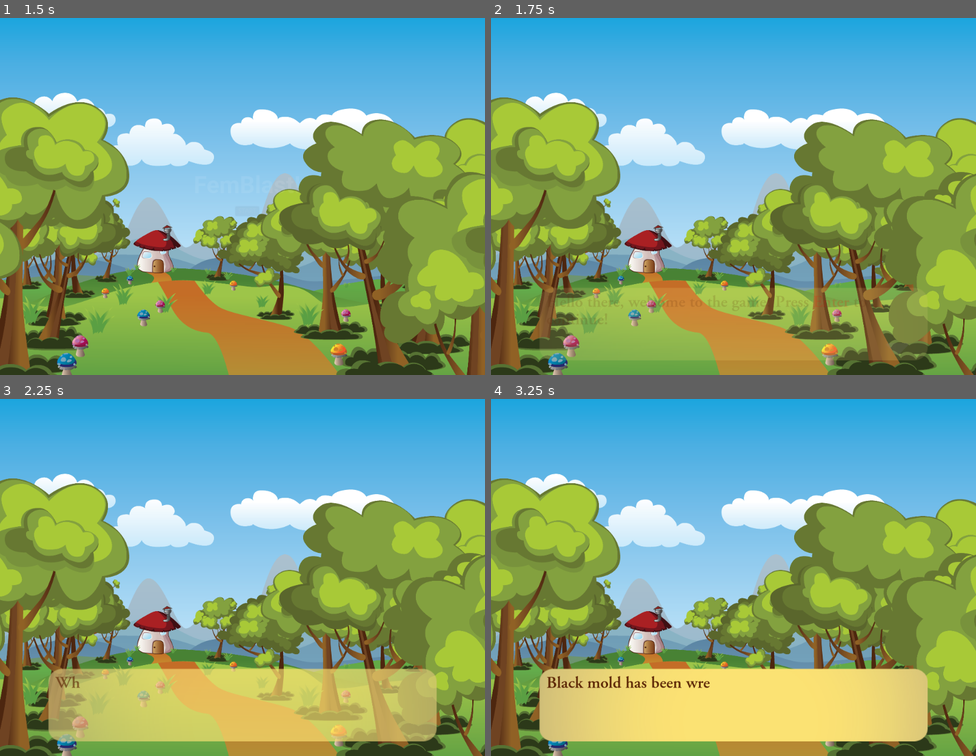
Above: before the commit, frames 1-4 (two rows, left to right).
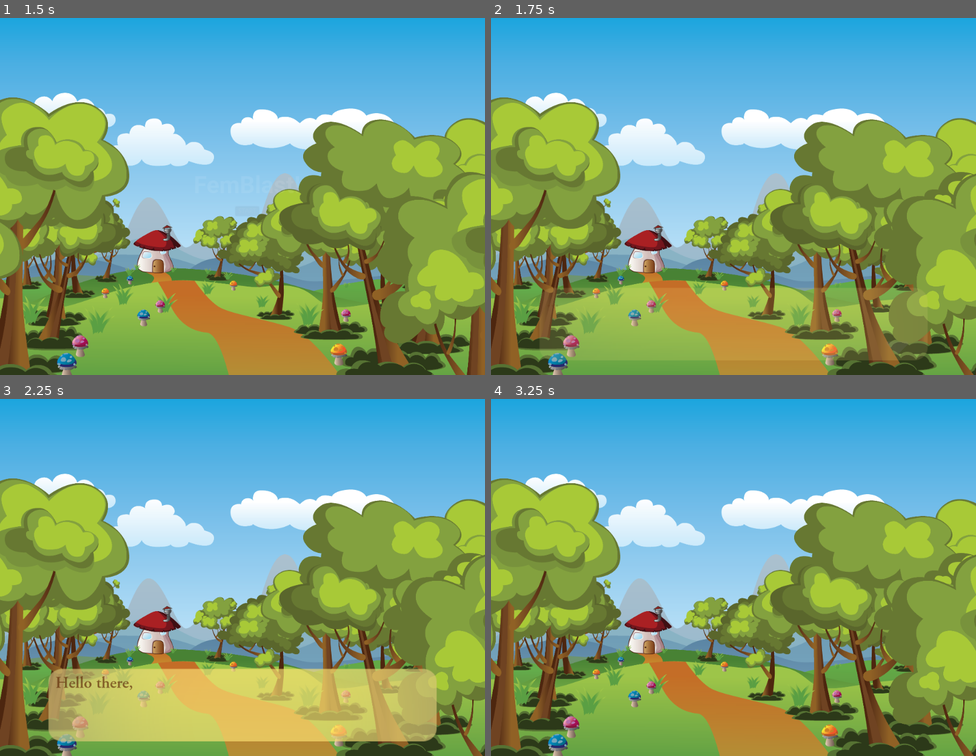
Above: after the commit, the same moments.

Repository: kleimaj/gaming-club-dev
Game: Godot game, scene res://Scenes/Cutscene/Intro.tscn
Two runs of this game, one before a commit and one after it. Both use one fixed random seed, a clock stepped at 60 frames per second and the inputs below. This scene is started directly instead of the project's main scene.
Inputs (mouse positions are in pixels of both pictures, inside the frame that each line leads up to):
- Up to frame 1 (1.5 s): click "START" at 0.5 s; click "START" at 1.25 s
- Up to frame 2 (1.75 s): no input
- Up to frame 3 (2.25 s): tap Enter (ui_accept) at 2 s; move the mouse to (349, 559) at 2.02 s; hold D (forward) from 2.03 s (still down); hold Mouse wheel up (ZoomIn) from 2.03 s (still down); click (349, 559) at 2.17 s
- Up to frame 4 (3.25 s): tap Enter (ui_accept) at 2.27, 3.02 s; move the mouse to (636, 595) at 2.77 s; release D (forward) at 2.78 s; release Mouse wheel up (ZoomIn) at 2.78 s; hold A (back) from 2.78 s (still down); tap Mouse wheel down (ZoomOut) at 2.85 s

Frame 1 is identical in both runs. In frame 2, 0.2% of the frame differs, in the area x 14-76%, y 77-86%; in frame 3, 0.2%; in frame 4, 16%, in the area x 9-91%, y 75-96%.

Commit message:
refactors dialogue dictionaries to be assigned in function

Diff:
--- a/Scenes/Cutscene/Intro.gd
+++ b/Scenes/Cutscene/Intro.gd
@@ -1,5 +1,19 @@
 extends "res://Scripts/Cutscene.gd"
 
+var dialog_dics = [
+	{
+		'name': null,
+		'content': 'Hello there, welcome to the game! Press [color=#ff0000]Enter[/color] to continue!',
+	},
+	{
+		'name': 'Player',
+		'content': 'What\'s that?',
+	},
+	{
+		'name': 'Cat',
+		'content': 'Meow!',
+	}
+]
 
 func _on_Button_pressed():
 	$AnimationPlayer.play("FadeOutCanvas")
@@ -8,4 +22,5 @@
 func _on_AnimationPlayer_animation_finished(anim_name):
 	print(anim_name)
 	if anim_name == "FadeOutCanvas":
+		$CanvasLayer/DialogueBox.assign_dictionary(dialog_dics)
 		$CanvasLayer/DialogueBox.fade_in()
--- a/Scenes/Cutscene/Intro.tscn
+++ b/Scenes/Cutscene/Intro.tscn
@@ -207,6 +207,9 @@
 anchor_bottom = 1.0
 texture = ExtResource( 7 )
 expand = true
+__meta__ = {
+"_edit_use_anchors_": false
+}
 
 [node name="RichTextLabel" type="RichTextLabel" parent="CanvasLayer/DialogueBox"]
 anchor_right = 1.0
@@ -218,14 +221,14 @@
 custom_fonts/normal_font = SubResource( 1 )
 custom_colors/default_color = Color( 0.368627, 0.160784, 0.027451, 1 )
 bbcode_enabled = true
-bbcode_text = "Lorem ipsum lorum ricksum. Lorem ipsum lorum ricksum. Lorem ipsum lorum ricksum. Lorem ipsum lorum ricksum. "
-text = "Lorem ipsum lorum ricksum. Lorem ipsum lorum ricksum. Lorem ipsum lorum ricksum. Lorem ipsum lorum ricksum. "
+bbcode_text = "..."
+text = "..."
 __meta__ = {
 "_edit_use_anchors_": false
 }
 
 [node name="Indicator" type="Sprite" parent="CanvasLayer/DialogueBox"]
-position = Vector2( 755.986, 112.923 )
+position = Vector2( 755.986, 109.111 )
 scale = Vector2( 0.16, 0.16 )
 texture = ExtResource( 8 )
 
@@ -301,5 +304,6 @@
 anims/FadeOutCanvas = SubResource( 5 )
 anims/MoveTrees = SubResource( 6 )
 [connection signal="tween_completed" from="CanvasLayer/DialogueBox/Tween" to="CanvasLayer/DialogueBox" method="_on_Tween_tween_completed"]
+[connection signal="animation_finished" from="CanvasLayer/DialogueBox/AnimationPlayer" to="CanvasLayer/DialogueBox" method="_on_AnimationPlayer_animation_finished"]
 [connection signal="pressed" from="CanvasLayer/CenterContainer/ButtonContainer/Button" to="." method="_on_Button_pressed"]
 [connection signal="animation_finished" from="AnimationPlayer" to="." method="_on_AnimationPlayer_animation_finished"]
--- a/Scripts/DialogueBox.gd
+++ b/Scripts/DialogueBox.gd
@@ -38,43 +38,47 @@
 	'Not sure… Never saw them again after we walked into the darkness…'
 ]
 
-var dialog_dics = [
-	{
-		'name': null,
-		'content': 'Hello there, welcome to the game! Press [color=#ff0000]Enter[/color] to continue!',
-	},
-	{
-		'name': 'Player',
-		'content': 'What\'s that?',
-	},
-	{
-		'name': 'Cat',
-		'content': 'Meow!',
-	},
-	{
-		'name': 'Dr. Flores',
-		'content': 'Black mold has been wreaking havoc on my terrariums and surprisingly, those same black mold spores cause shrinking.',
-	},
-	{
-		'name': 'Dr. Flores',
-		'content': '[color=#ff0000]The only way for us to return to normal size is to eradicate the black spores and return my terrariums to their former glory![/color]',
-	},
-	{
-		'name': null,
-		'content': '...'
-	}
-
-]
+#var dialog_dics = [
+#	{
+#		'name': null,
+#		'content': 'Hello there, welcome to the game! Press [color=#ff0000]Enter[/color] to continue!',
+#	},
+#	{
+#		'name': 'Player',
+#		'content': 'What\'s that?',
+#	},
+#	{
+#		'name': 'Cat',
+#		'content': 'Meow!',
+#	},
+#	{
+#		'name': 'Dr. Flores',
+#		'content': 'Black mold has been wreaking havoc on my terrariums and surprisingly, those same black mold spores cause shrinking.',
+#	},
+#	{
+#		'name': 'Dr. Flores',
+#		'content': '[color=#ff0000]The only way for us to return to normal size is to eradicate the black spores and return my terrariums to their former glory![/color]',
+#	},
+#	{
+#		'name': null,
+#		'content': '...'
+#	}
+#
+#]
+var dialog_dics
 
 var dialog_index = 0
 var finished = false
 
-func _ready():
-	load_dialog()
+#func _ready():
+##	load_dialog()
 
 func _process(delta):
 	if Input.is_action_just_pressed("ui_accept"):
 		load_dialog()
+
+func assign_dictionary(dictionary):
+	dialog_dics = dictionary
 
 func fade_in():
 	$AnimationPlayer.play("fade-in")
@@ -99,7 +103,7 @@
 
 func _on_Tween_tween_completed(object, key):
 	$Indicator.show()
-	$Indicator/AnimationPlayer.play("IDLE")
+	$Indicator/AnimationPlayer.play()
 
 
 func _on_AnimationPlayer_animation_finished(anim_name):
